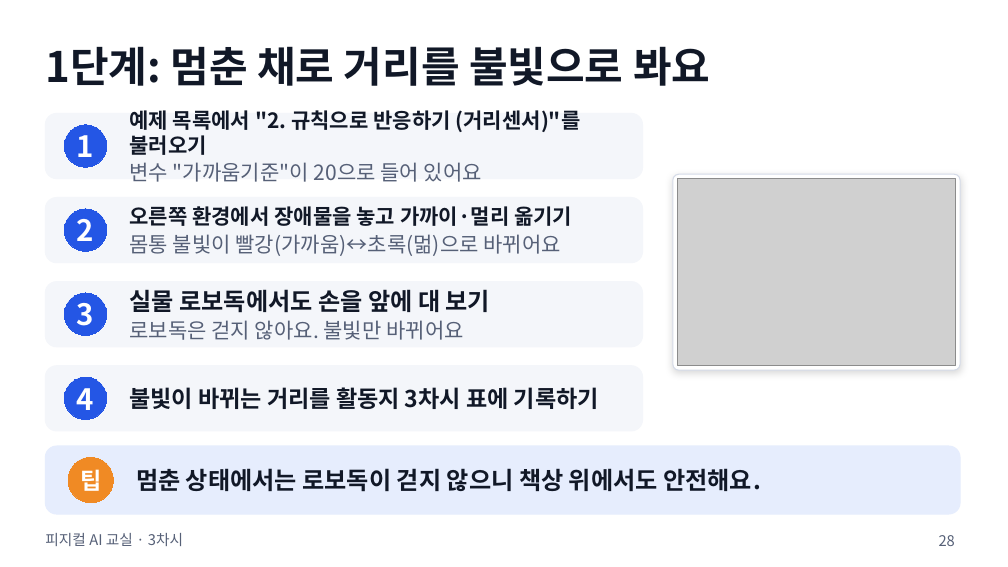
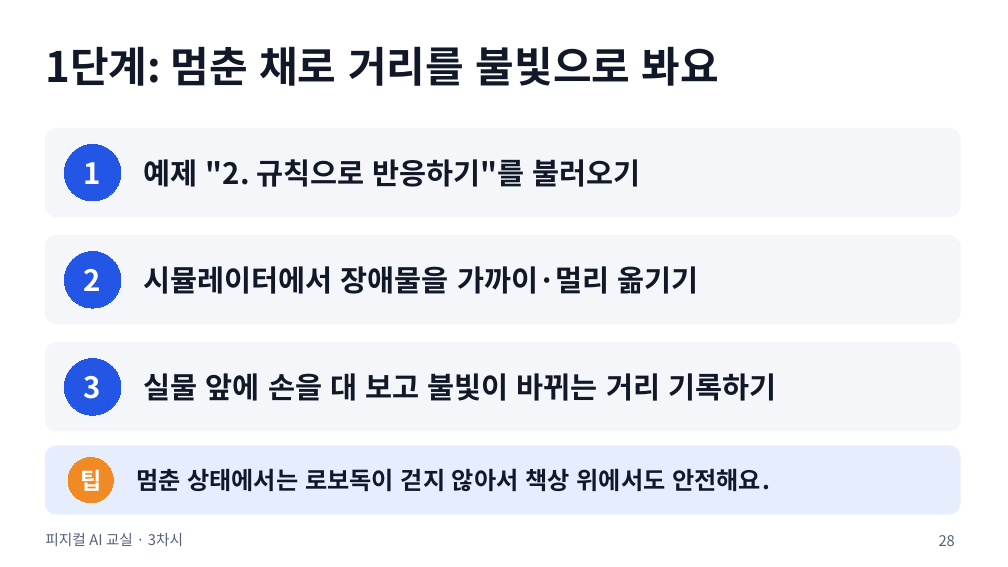
Before and after one commit to boundaryx01-uniquelife/microbit, a slide deck: slide 28 of materials/8차시_전체형/8차시_수업슬라이드.pptx. Drawn at 1008x567 pixels with LibreOffice and Linux fonts; fonts in the diff are those of the drawing; grey boxes stand for pictures. Boxes give left, top, right and bottom in pixels: in the first picture for what was removed or moved away, otherwise in the second. Text is boxed around its words. In the diff, an @@ line names an element or a change of style, - is before the commit and + after.

```diff
--- a/materials/8차시_전체형/8차시_수업슬라이드.pptx
+++ b/materials/8차시_전체형/8차시_수업슬라이드.pptx
@@ rounded rectangle: place and size @@
-rounded rectangle at (45, 113, 643, 178)
+rounded rectangle at (45, 129, 960, 217)
@@ ellipse "1": place and size @@
-ellipse "1" at (64, 125, 107, 167)
+ellipse "1" at (64, 144, 121, 201)
@@ text at (144, 159, 641, 187): text changed; size 20 to 28 pt @@
-예제 목록에서 "2. 규칙으로 반응하기 (거리센서)"를 불러오기
-변수 "가까움기준"이 20으로 들어 있어요
+예제 "2. 규칙으로 반응하기"를 불러오기
@@ rounded rectangle removed at (673, 174, 960, 370) @@
@@ picture removed at (678, 178, 956, 365) @@
@@ rounded rectangle removed at (45, 197, 643, 262) @@
@@ text removed at (129, 206, 572, 256) @@
-오른쪽 환경에서 장애물을 놓고 가까이·멀리 옮기기
-몸통 불빛이 빨강(가까움)↔초록(멂)으로 바뀌어요
@@ proportions changed in 3 elements at (45, 343, 960, 431), (45, 129, 960, 217), (45, 236, 960, 324) @@
@@ rounded rectangle: place and size @@
-rounded rectangle at (45, 282, 643, 347)
+rounded rectangle at (45, 236, 960, 324)
@@ ellipse "2": place and size @@
-ellipse "2" at (64, 209, 107, 251)
+ellipse "2" at (64, 252, 121, 309)
@@ text added at (144, 266, 699, 294), 28 pt, text #111827, bold @@
+시뮬레이터에서 장애물을 가까이·멀리 옮기기
@@ text removed at (129, 289, 490, 340) @@
-실물 로보독에서도 손을 앞에 대 보기
-로보독은 걷지 않아요. 불빛만 바뀌어요
@@ rounded rectangle: place and size @@
-rounded rectangle at (45, 366, 643, 431)
+rounded rectangle at (45, 343, 960, 431)
@@ ellipse "3": place and size @@
-ellipse "3" at (64, 293, 107, 336)
+ellipse "3" at (64, 358, 121, 415)
@@ ellipse removed at (64, 377, 107, 420) @@
-4
@@ text at (144, 373, 776, 401): text changed; size 22 to 28 pt @@
-불빛이 바뀌는 거리를 활동지 3차시 표에 기록하기
+실물 앞에 손을 대 보고 불빛이 바뀌는 거리 기록하기
@@ text at (136, 468, 770, 492): text changed @@
-멈춘 상태에서는 로보독이 걷지 않으니 책상 위에서도 안전해요.
+멈춘 상태에서는 로보독이 걷지 않아서 책상 위에서도 안전해요.
```
Also in this commit, not shown: 34 other slides changed, 1 slide added, 23 other files.
